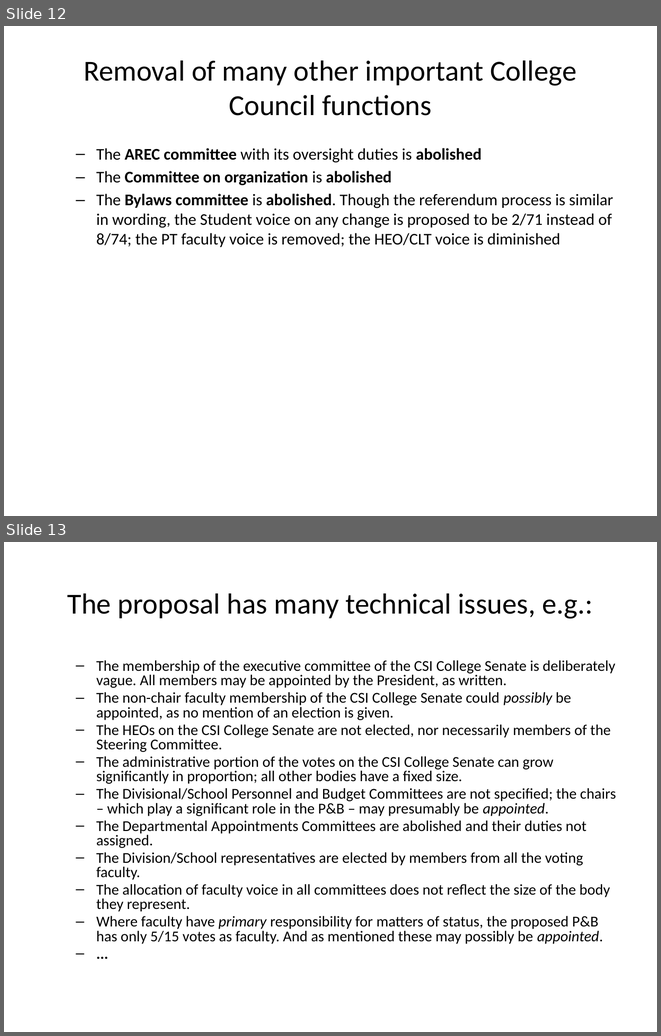
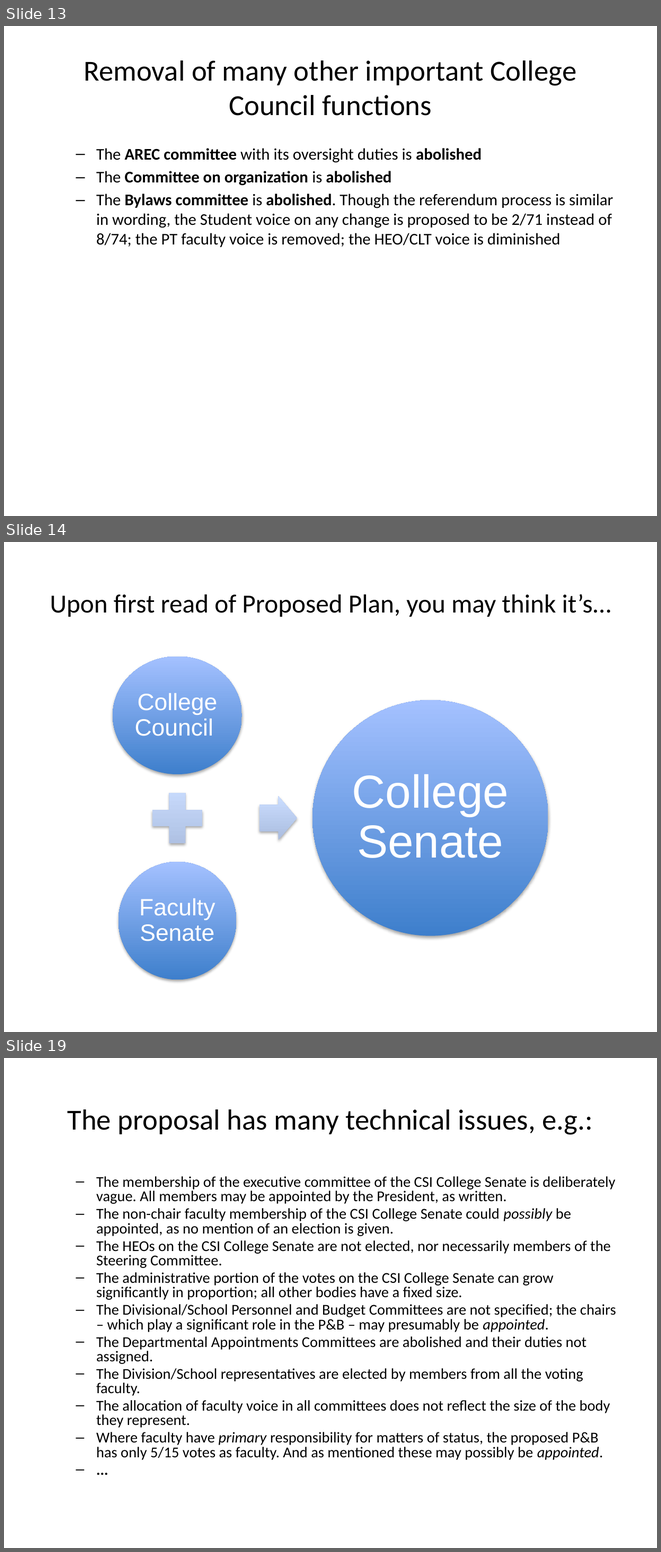
Before and after one commit to csi-covid19/csi-covid19.github.io, a slide deck: CCFS/Mar-SpecialMeeting/Proposed-changes.pptx. Shown one above the other, each under a label of ours: slides 12 and 13 before the commit, slides 13, 14 and 19 after it; the slides between them are not shown. The pictures are 661x1036 and 661x1552 pixels, drawn with LibreOffice and Linux fonts; fonts in the diff are those of the drawing. Boxes give left, top, right and bottom in pixels: in the first picture for what was removed or moved away, otherwise in the second. Text is boxed around its words. In the diff, an @@ line names an element or a change of style, - is before the commit and + after.

```diff
--- a/CCFS/Mar-SpecialMeeting/Proposed-changes.pptx
+++ b/CCFS/Mar-SpecialMeeting/Proposed-changes.pptx
@@ slide 14 added at (4, 542, 657, 1032), background #FFFFFF @@
@@ title added at (50, 594, 611, 617), 28.8 pt, text #000000 @@
+Upon first read of Proposed Plan, you may think it’s…
@@ group added at (113, 656, 548, 979): 3 ellipses, 3 texts, 1 plus sign, 1 right arrow @@
+College Council
+Faculty Senate
+College Senate
@@ what was slide 12 is now slide 13 @@
@@ what was slide 13 is now slide 19 @@
```
Also in this commit, not shown: 5 other slides added.
